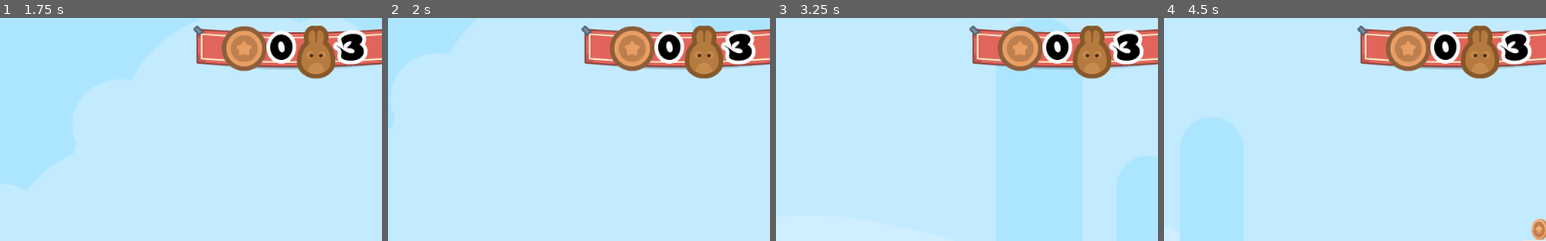
Above: before the commit, frames 1-4 (left to right).
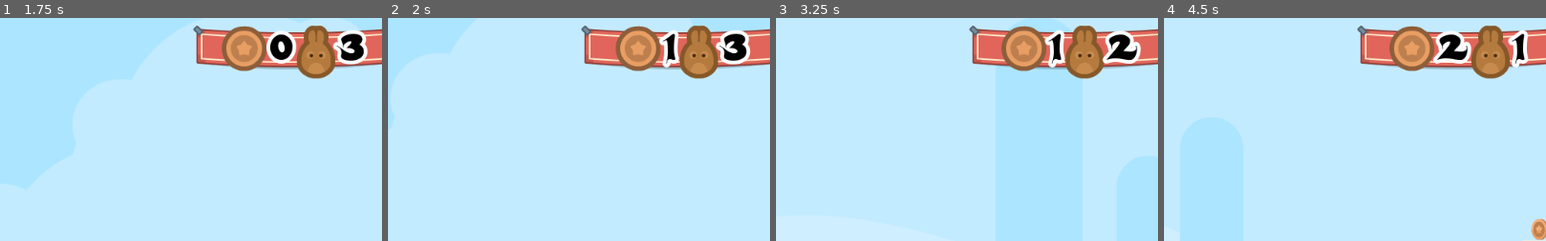
Above: after the commit, the same moments.

Repository: KennedyMungai/SimplePlatformer
Game: Godot game, scene res://Scenes/Levels/Level1.tscn
Same seed, same stepped clock (60 frames per second), same inputs: the game is played once before the commit and once after it.
Inputs:
- Up to frame 1 (1.75 s): hold D (right) from 0.53 s (still down); tap W (jump) at 0.77, 1.52 s
- Up to frame 2 (2 s): keep holding D (right)
- Up to frame 3 (3.25 s): release D (right) at 2.03 s; hold A (left) 2.03-2.78 s; hold D (right) from 2.78 s (still down); tap W (jump) at 3.02 s
- Up to frame 4 (4.5 s): tap W (jump) at 3.77 s; release D (right) at 4.28 s; hold A (left) from 4.28 s (still down)
The pictures show only the part of the screen within x 47-97%, y 1-51%; the shares and areas given below are measured in that part.

Frame 1 is identical in both runs. In frame 2, 4.4% of the frame differs, in the area x 58-97%, y 3-28%; in frame 3, 4.3%; in frame 4, 4.4%.

Commit message:
Updated the function name

Diff:
--- a/Scripts/GUI.gd
+++ b/Scripts/GUI.gd
@@ -5,6 +5,6 @@
 	$Control/TextureRect/HBoxContainer/LivesDisplay.text = "3";
 
 
-func update_lives(lives_left, coins_collected) -> void:
+func update_gui(lives_left, coins_collected) -> void:
 	$Control/TextureRect/HBoxContainer/LivesDisplay.text = str(lives_left);
 	$Control/TextureRect/HBoxContainer/CoinsDisplay.text = str(coins_collected);
